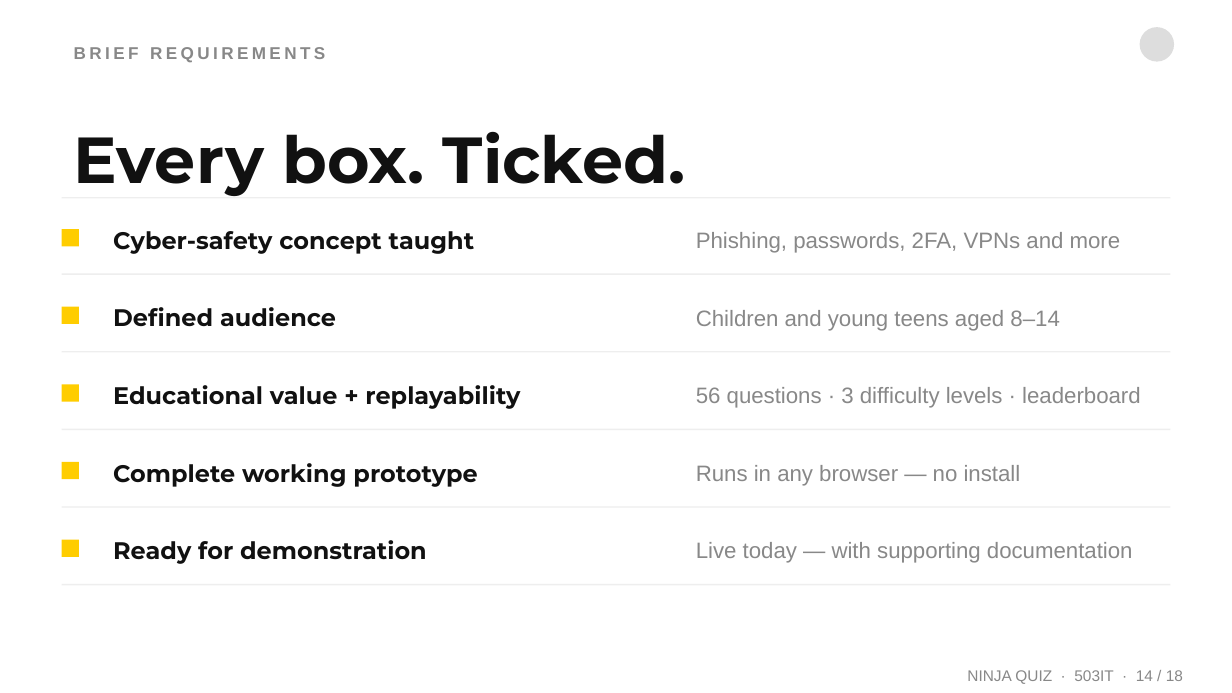
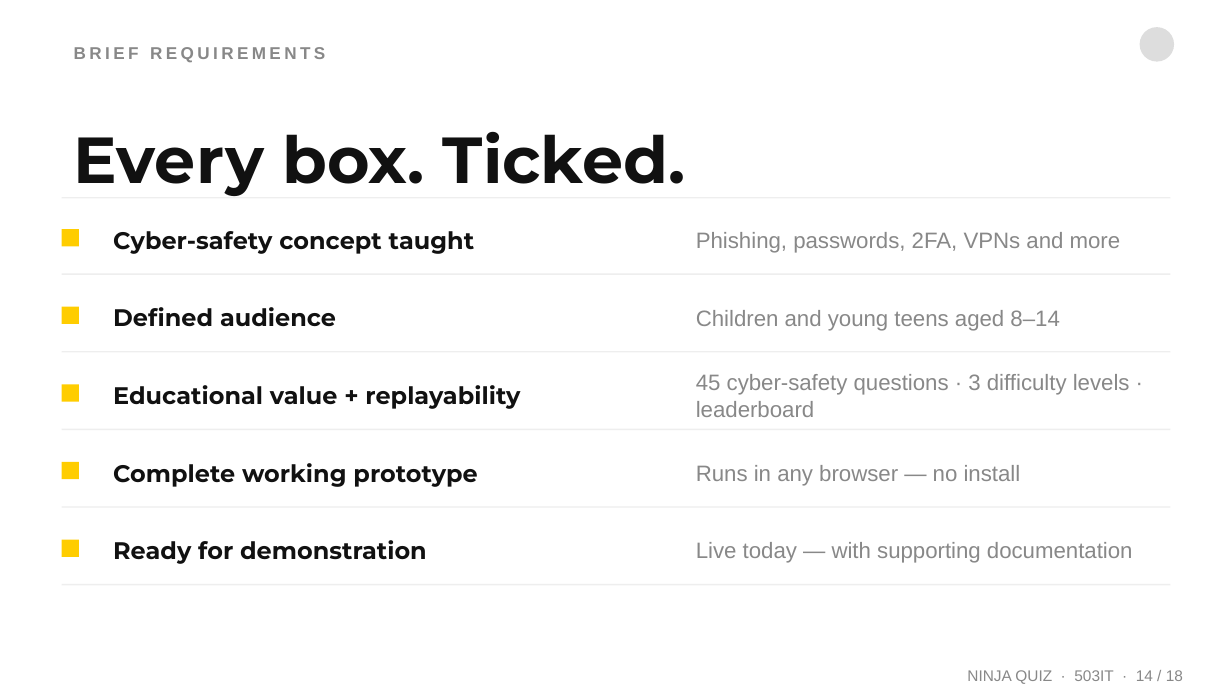
Before and after one commit to wlaa41/CoventryUniversity_503IT_Originals, a slide deck: slide 14 of NinjaQuiz-Presentation.pptx (slide 15 before the commit). Drawn at 1232x693 pixels with LibreOffice and Linux fonts; fonts in the diff are those of the drawing. Boxes give left, top, right and bottom in pixels: in the first picture for what was removed or moved away, otherwise in the second. Text is boxed around its words. In the diff, an @@ line names an element or a change of style, - is before the commit and + after.

```diff
--- a/NinjaQuiz-Presentation.pptx
+++ b/NinjaQuiz-Presentation.pptx
@@ text at box(696, 374, 1130, 417): text changed @@
-56 questions · 3 difficulty levels · leaderboard
+45 cyber-safety questions · 3 difficulty levels · leaderboard
```
Also in this commit, not shown: 4 other slides changed, 2 slides removed.
